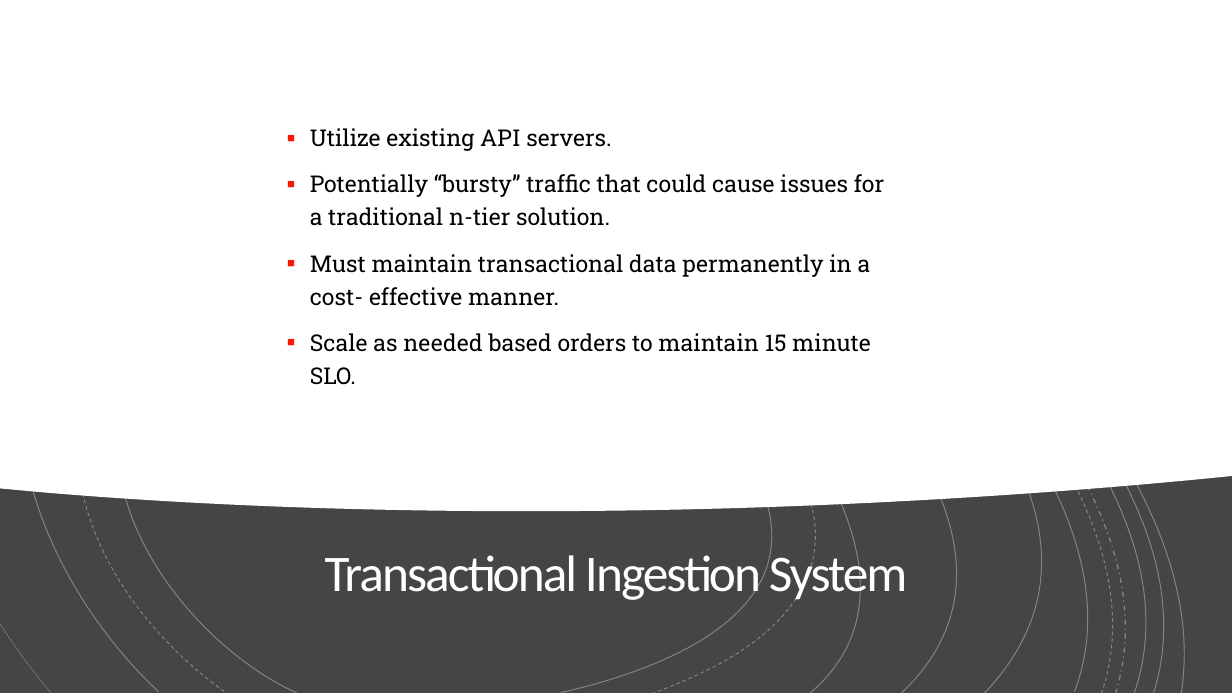
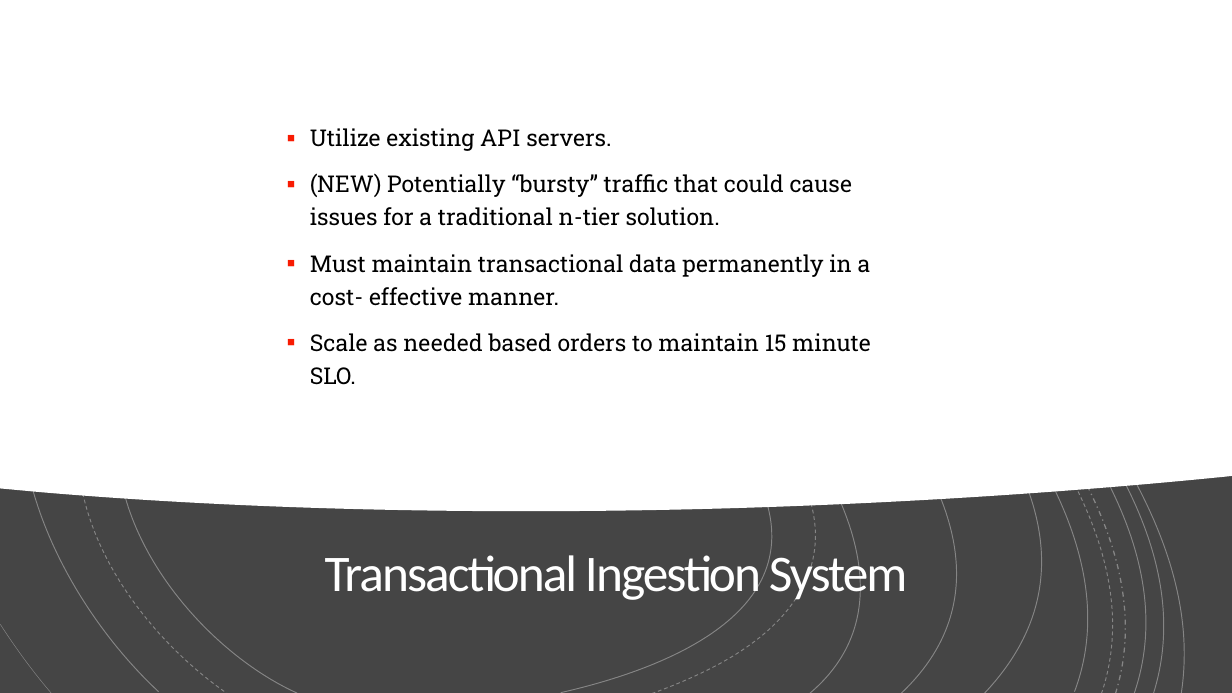
Before and after one commit to jerrycutshaw/spinners-pizza-example-solution-architecture, a slide deck: slide 10 of spinners-pizza-delivery-presentation.pptx. Drawn at 1232x693 pixels with LibreOffice and Linux fonts; fonts in the diff are those of the drawing. Boxes give left, top, right and bottom in pixels: in the first picture for what was removed or moved away, otherwise in the second. Text is boxed around its words. In the diff, an @@ line names an element or a change of style, - is before the commit and + after.

```diff
--- a/spinners-pizza-delivery-presentation.pptx
+++ b/spinners-pizza-delivery-presentation.pptx
@@ text at (x1=310, y1=173, x2=852, y2=226): text changed @@
-▪ Potentially “bursty” traffic that could cause issues for a traditional n-tier solution.
+▪ (NEW) Potentially “bursty” traffic that could cause issues for a traditional n-tier solution.
```
Also in this commit, not shown: 4 other slides changed.
